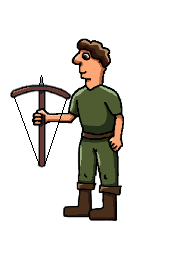
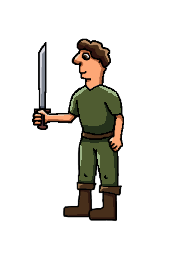
Two versions of the same layered image (w=182, h=253). Layer-by-layer changes:
painted on "left arm" over [104, 90, 121, 114]
painted on "left tigh" over [96, 149, 117, 180]
painted on "left leg" over [101, 172, 117, 186]
painted on "Body" over [73, 86, 119, 153]
painted on "right tigh" over [80, 145, 99, 178]
painted on "right leg" over [78, 174, 94, 183]
painted on "right arm" over [70, 92, 82, 115]
hid "crossbow" over [10, 75, 72, 168]
showed "sword" over [33, 42, 51, 130]